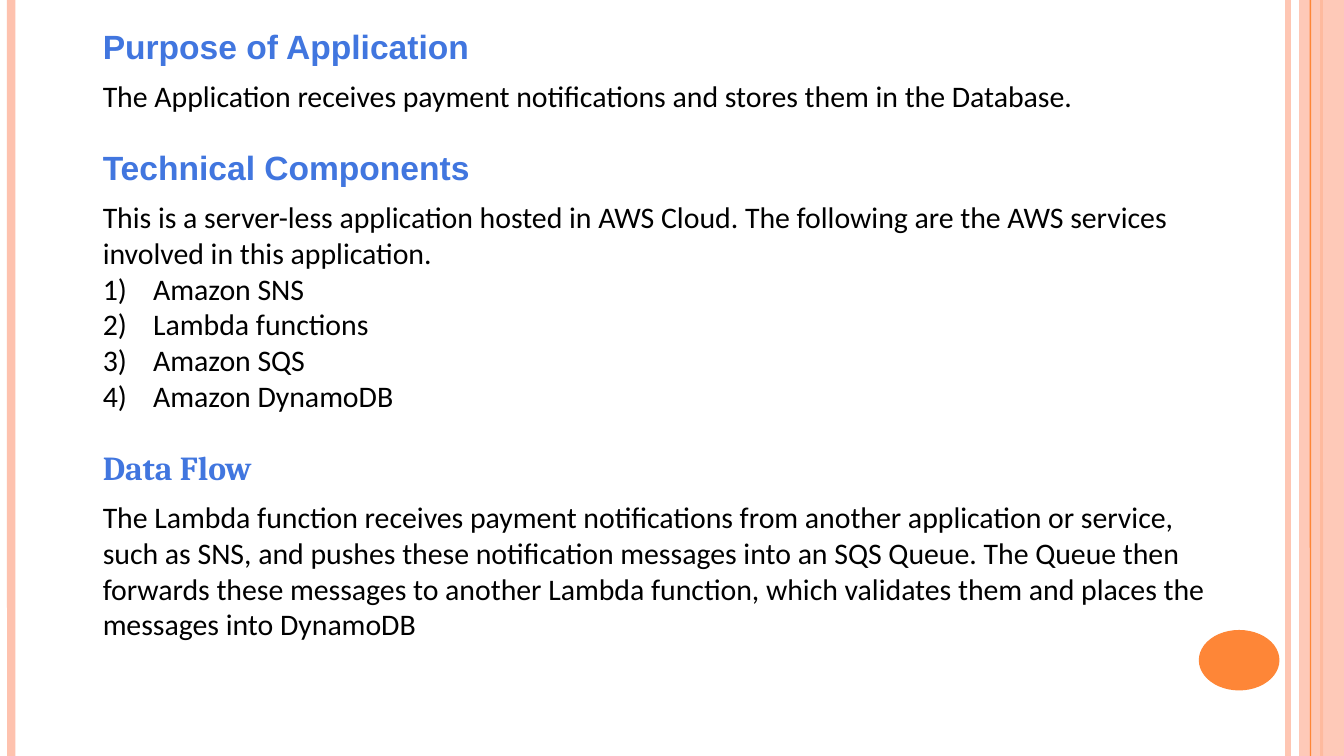
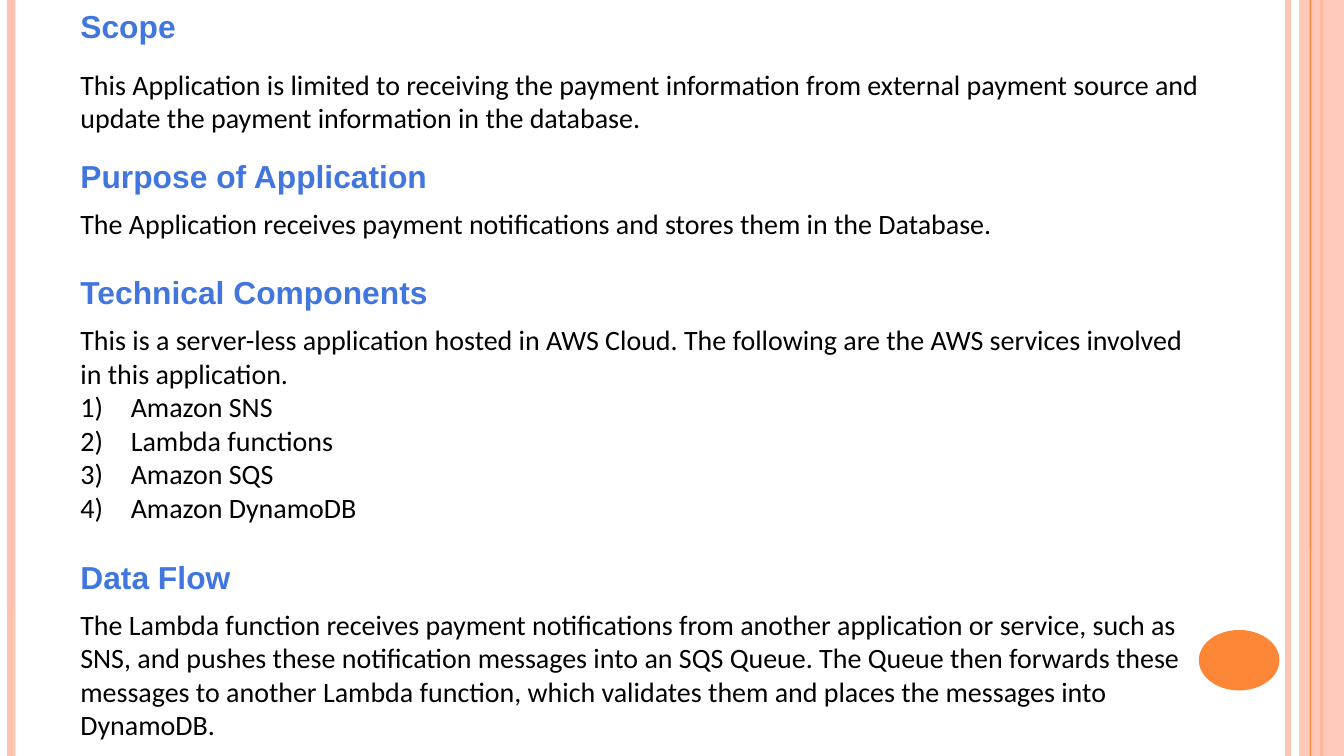
Before and after one commit to umaparvathir/payment_notification_application, a slide deck: slide 2 of Documentation/Payment_Information_Application.pptx. Drawn at 1344x756 pixels with LibreOffice and Linux fonts; fonts in the diff are those of the drawing. Boxes give left, top, right and bottom in pixels: in the first picture for what was removed or moved away, otherwise in the second. Text is boxed around its words. In the diff, an @@ line names an element or a change of style, - is before the commit and + after.

```diff
--- a/Documentation/Payment_Information_Application.pptx
+++ b/Documentation/Payment_Information_Application.pptx
@@ text "Scope": place and size @@
-text "Scope" at [103, 34, 1204, 640]
+text "Scope" at [80, 16, 1198, 740]
@@ text at [80, 16, 1198, 133]: paragraphs added @@
+Scope
+This Application is limited to receiving the payment information from external payment source and update the payment information in the database.
@@ text at [80, 165, 1182, 590]: size 18 to 17 pt in "Purpose of Application", "Technical Components", "Data Flow"; size 16 to 15 pt in "The Application receives payment notifications and stores ...", "This is a server-less application hosted in ...", "Amazon SNS", "Lambda functions" and 2 more places; font Cambria to Arial in "Data Flow" @@
@@ text at [80, 615, 1179, 740]: text changed; size 16 to 15 pt @@
-The Lambda function receives payment notifications from another application or service, such as SNS, and pushes these notification messages into an SQS Queue. The Queue then forwards these messages to another Lambda function, which validates them and places the messages into DynamoDB
+The Lambda function receives payment notifications from another application or service, such as SNS, and pushes these notification messages into an SQS Queue. The Queue then forwards these messages to another Lambda function, which validates them and places the messages into DynamoDB.
```
Also in this commit, not shown: 1 other slide changed, 2 other files.
